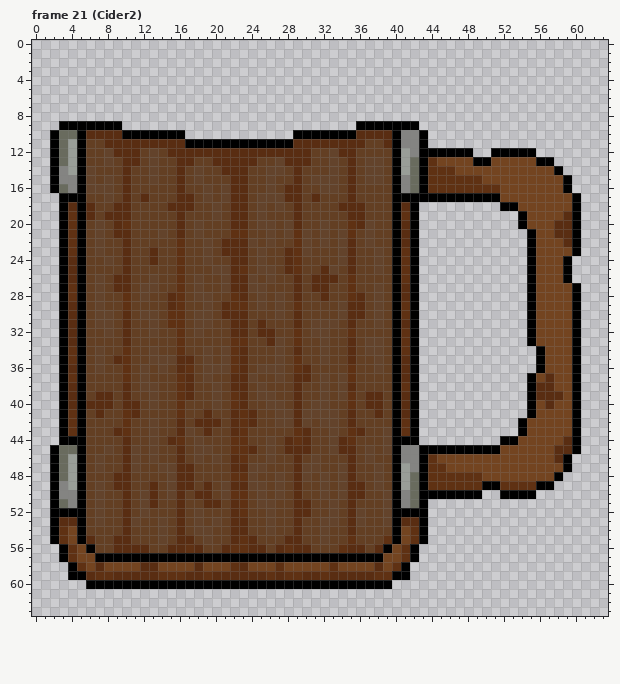
A pixel-art file gets an edit: assets/models/mug/cut_mug.ase. That is the earlier state.
64x64 pixels, 35 frames. Colours within 5 levels of each other are drawn and written as one. Shown: frame 21 (Cider2). The commit also changed other frames, which this record leaves out.
The same view after the edit:
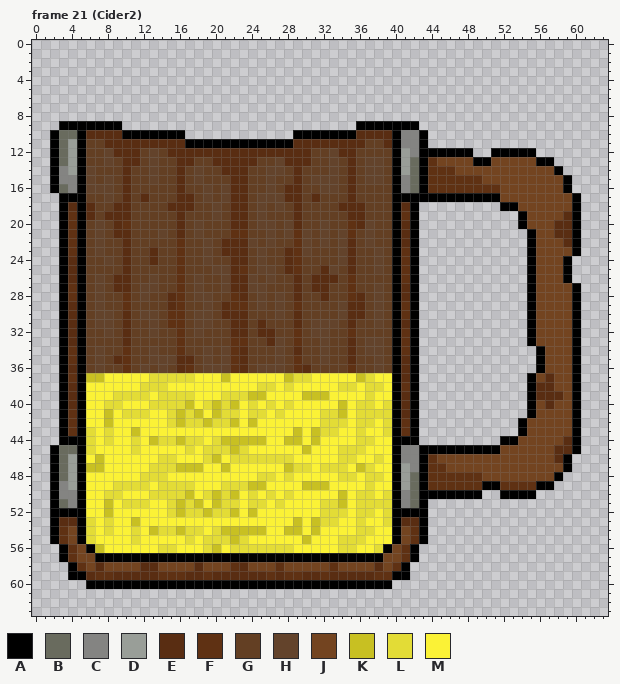
Palette (. is transparent): A #000000  B #696b5e  C #848482  D #999e98  E #592d12  F #5f3113  G #633f23  H #63432b  J #734420  K #c8c022  L #e3dc36  M #fbf236
The edit:
layer "CiderLiquid" now shown
--- frame 21 (Cider2), layer "CiderLiquid"
@@ x 4..41 @@
 36 EAGHGGFGHGHGEFGHHHFEGHHHGFEGGGGFGGHGAE
-37 FAGGGGFGHGGGFEGHGGEEHGGHGEEGHGHFGGGGAE
-38 EAGGGGEGHHGGFEGGHGEEGHGGGEGGHGHEGGGGAF
-39 EAGEEGEGGHGGFEGGHGFEGHHGGEGGHGHFGEEGAE
-40 EAEEEGEEGHGGFGGGHGFEGGHHGEGHHGGFGEEGAE
-41 FAGEGGFEGGGGFGGEGGEFEGGHHEHHHHGEGGEGAE
-42 FAGGGGFGGHGGEGEEEGEFEGGHHEHGHHGEGGGGAF
-43 FAGGGEFGGHGGEHGEGGEFGGGGGFEGGHGFEGGHAF
-44 AAGGGGEGGHGEFGHGGGFFGGHGEFEGGHEFGGGHAA
-45 BAGGHGEHGHGGEGHHGGFFEGHGEEEGGHEEGHGHAC
-46 DAGHGGEHGHGGEGHGHGEFGGHGGEGHGGGEGHGGAC
-47 DAGHGGEHGGHHEEGGGGEEHHGGGEHHGGHEGGHGAD
-48 DAGGGEEGGGGHEEGGGGFFHGGHGEHGHGHEGGHGAD
-49 DAGHGEEGGEGHEEGEGHEEHHGHGEGGHGHEEGHGAD
-50 CAGHGGEGHEGHEGEEGHFFGHGHGEGGHGHEEGGHAC
-51 CAGHGGEGHEGGEGGEEGEFGHHGGEEGGHGEGGGHAC
-52 AAGHGGEGHGGGEGHGGGEFGGHGGEEGGHGEHGGHAA
-53 EAGHGGEHGGHGEGHGHGEEGGHGGEGGHHGEHGGHAE
-54 JAGGGGEGGGHGEGHHGGEEGGHGGEGGHGGEGGGGAJ
-55 JAEGGEEGGGHGEEGHGGEFEGGGEEGGHGGFGGGFAJ
-56 FJAGGEEEEGGEEFEGGEFFEEGEFEEGGGFEEGEAJF
+37 FAKKMMMMMLLLLLMMMKMMMMMMKLLMMMMMKLMMAE
+38 EAMMMMMMLLLMMMMMMMMMMLLMLMMMMMLLMLLMAF
+39 EAMMMLLLLMLLLLMMMLLLKKMMMMKKKMMMMLMMAE
+40 EAMMLLMMMLLLLKMLKLKMLMLMLMMMMMKMLLMLAE
+41 FAMMKMLLLMMLKLKMKLLMLLMLMMMMLLKMLLLLAE
+42 FAMMKMMMMMMLKLLKLLKMKMMMMMMMLLLMLLMLAF
+43 FALMLMMKMMMMMMMMMMMMMMMMMKMKLLMMLMMLAF
+44 AALMLMMLMKLLKLLMLKKKKKMMKKMKMMMMLLMMAA
+45 BALMMMMLMMMMMLMLLLKLMMMMMMKMMMLLLMMMAC
+46 DAMKMMMMMMLLMMMLKMLLLLLLLMMMMMLLMMLMAC
+47 DAKKMMMMMLLLKKKMMKMMMMMMKLLMLLLMKLMMAD
+48 DAMMMMMMLLLMMMMMMMMMMLLMLMMMMMLLMLLMAD
+49 DAMMMLLLLMLLLLMMMLLLKKMMMMKKKMMMMLMMAD
+50 CAMMLLMMMLLLLKMLKLKMLMLMLMMMMMKMLLMLAC
+51 CAMMKMLLLMMLKLKMKLLMLLMLMMMMLLKMLLLLAC
+52 AAMMKMMMMMMLKLLKLLKMKMMMMMMMLLLMLLMLAA
+53 EALMLMMKMMMMMMMMMMMMMMMMMKMKLLMMLMMLAE
+54 JALMLMMLMKLLKLLMLKKKKKMMKKMKMMMMLLMMAJ
+55 JALMMMMLMMMMMLMLLLKLMMMMMMKMMMLLLMMMAJ
+56 FJAKMMMMMMLLMMMLKMLLLLLLLMMMMMLLMMLAJF
 57 FJJAAAAAAAAAAAAAAAAAAAAAAAAAAAAAAAAJJF
Pixel boxes of the changes (left, top, right, bottom) in both pictures:
changed: (86, 373, 392, 553)
